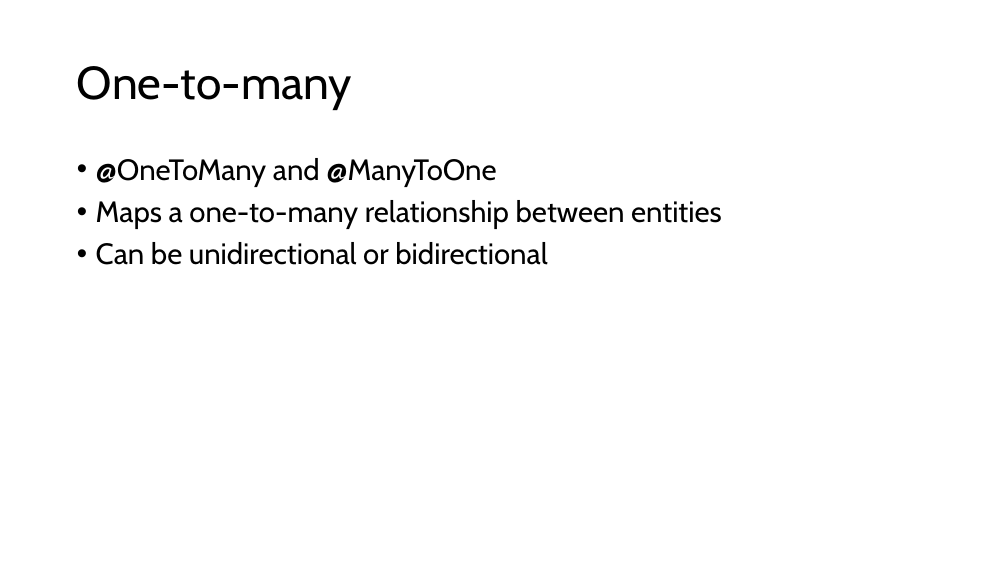
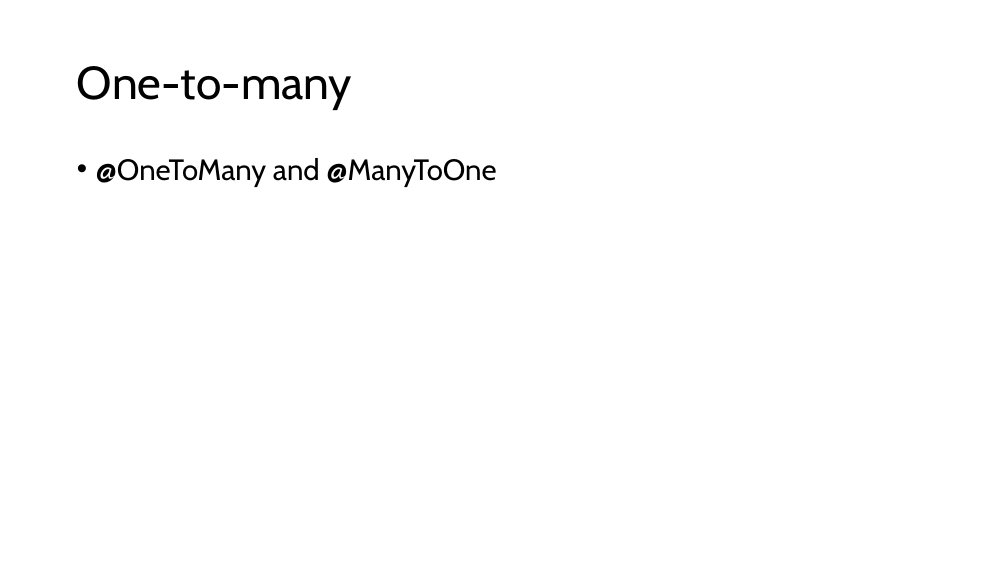
Before and after one commit to jordanschroedervertafore/spring-data-jpa, a slide deck: slide 17 of spring data jpa.pptx (slide 9 before the commit). Drawn at 1008x567 pixels with LibreOffice and Linux fonts; fonts in the diff are those of the drawing. Boxes give left, top, right and bottom in pixels: in the first picture for what was removed or moved away, otherwise in the second. Text is boxed around its words. In the diff, an @@ line names an element or a change of style, - is before the commit and + after.

```diff
--- a/spring data jpa.pptx
+++ b/spring data jpa.pptx
@@ text at (96, 200, 722, 265): paragraphs removed @@
-• Maps a one-to-many relationship between entities
-• Can be unidirectional or bidirectional
```
Also in this commit, not shown: 12 other slides changed, 8 slides added, 7 slides removed, 23 other files.
